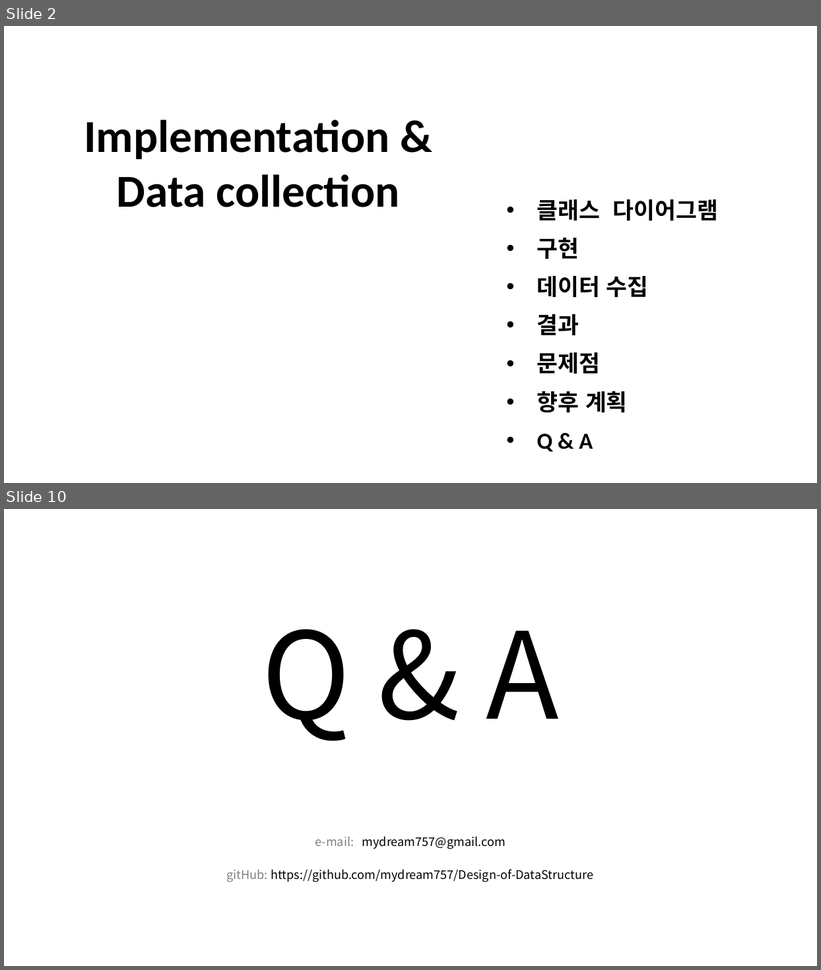
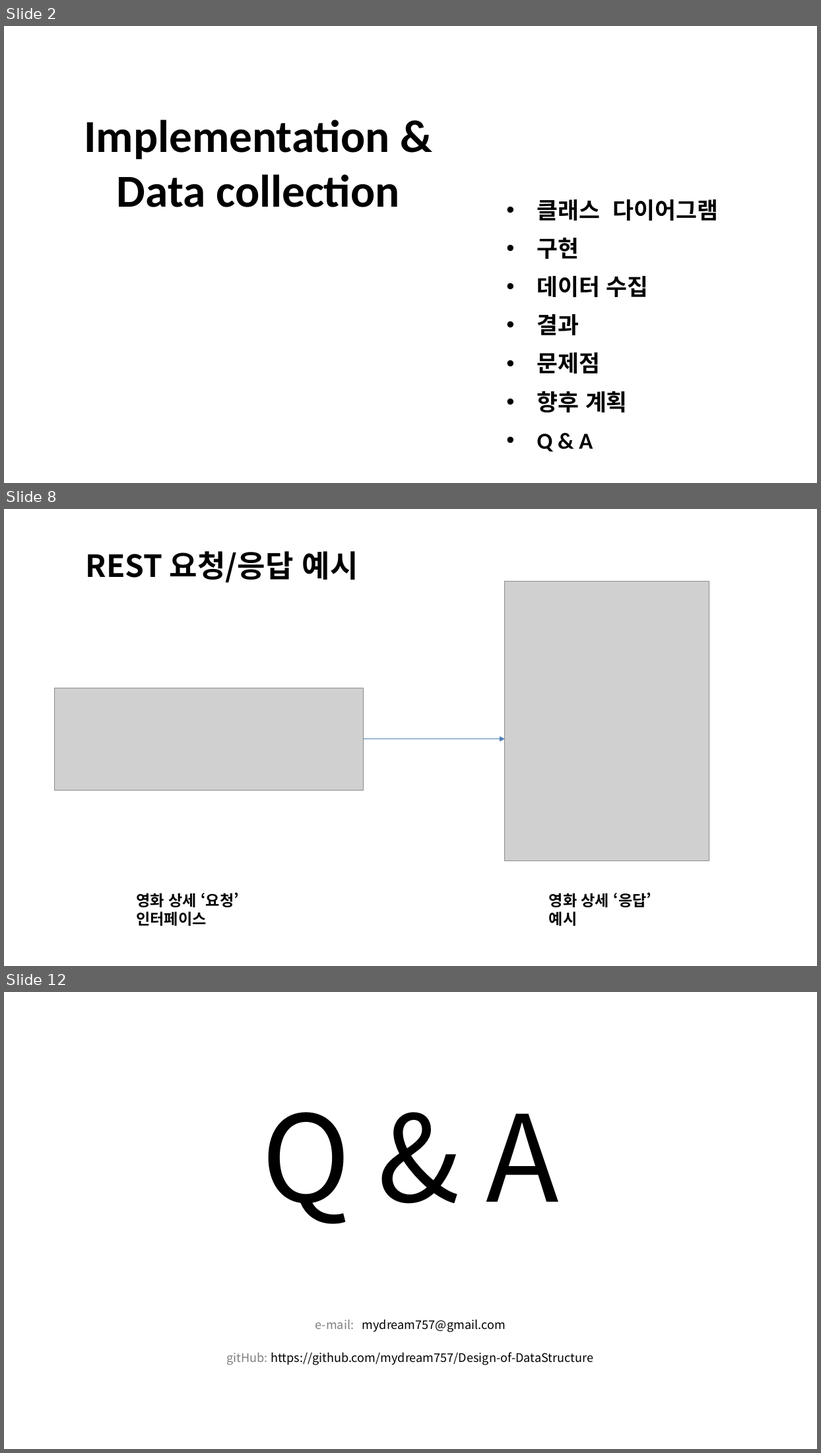
Before and after one commit to mydream757/Design-of-DataStructure, a slide deck: 3. Implementation.pptx. Shown one above the other, each under a label of ours: slides 2 and 10 before the commit, slides 2, 8 and 12 after it; the slides between them are not shown. The pictures are 821x970 and 821x1453 pixels, drawn with LibreOffice and Linux fonts; fonts in the diff are those of the drawing; grey boxes stand for pictures; background and template pictures are left out. Boxes give left, top, right and bottom in pixels: in the first picture for what was removed or moved away, otherwise in the second. Text is boxed around its words. In the diff, an @@ line names an element or a change of style, - is before the commit and + after.

```diff
--- a/3. Implementation.pptx
+++ b/3. Implementation.pptx
@@ slide 8 added at (4,509,817,966), background picture (left out) @@
@@ text added at (86,551,358,583), 36 pt, text #000000, bold @@
+REST 요청/응답 예시
@@ picture added at (505,582,709,861) @@
@@ picture added at (55,688,364,790) @@
@@ arrow added from (363, 739) to (505, 739), #4B7EBC 0.75 pt @@
@@ text added at (136,892,239,926), 18 pt, text #000000, bold @@
+영화 상세 ‘요청’ 인터페이스
@@ text added at (549,892,652,926), 18 pt, text #000000, bold @@
+영화 상세 ‘응답’ 예시
@@ what was slide 10 is now slide 12 @@
```
Also in this commit, not shown: 4 slides changed, 4 other slides added, 3 slides removed.
